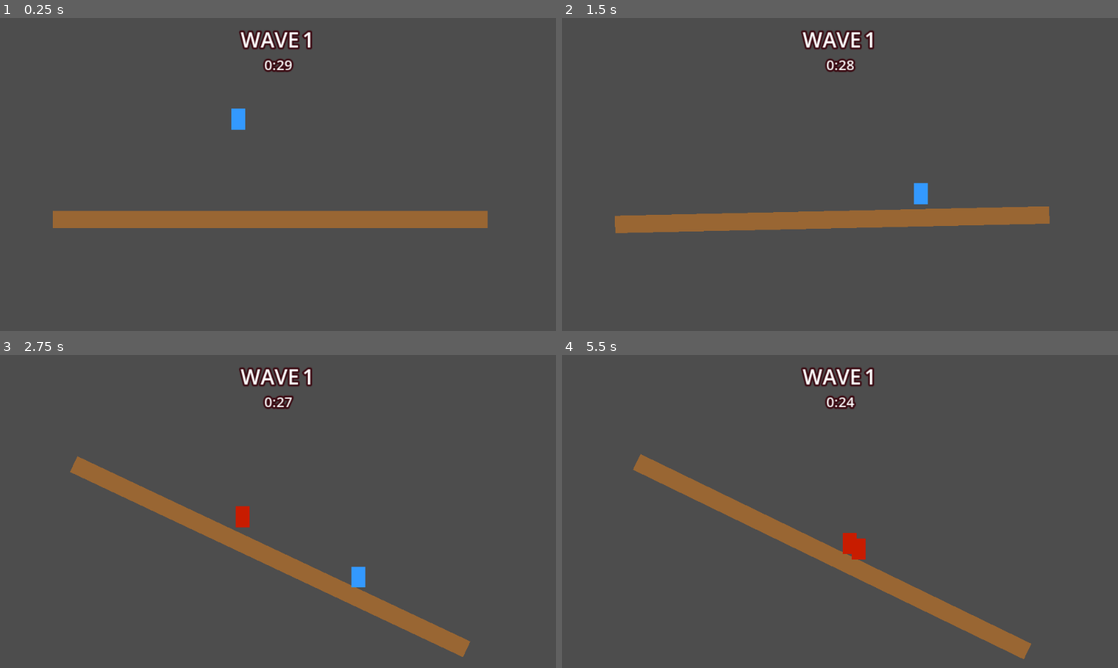
Above: before the commit, frames 1-4 (two rows, left to right).
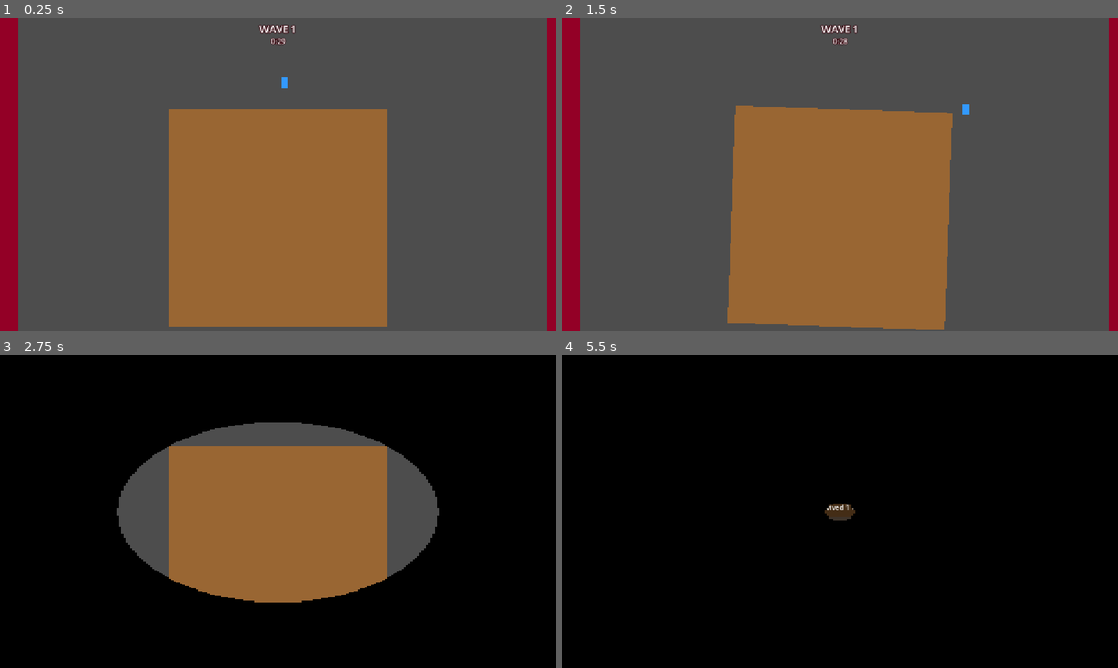
Above: after the commit, the same moments.

Repository: Huffmanz/BadGameIdea
Game: Godot game, scene res://levels/main.tscn
Same seed, same stepped clock (60 frames per second), same inputs: the game is played once before the commit and once after it.
Inputs (mouse positions are in pixels of both pictures, inside the frame that each line leads up to):
- Up to frame 1 (0.25 s): no input
- Up to frame 2 (1.5 s): move the mouse to (962, 158) at 0.52 s; hold D (move_right) 0.53-1.28 s; tap Shift (dash, bound only after the commit) at 0.6 s; click (962, 158) at 0.67 s; tap Space (jump) at 0.77, 0.8, 1.07, 1.35 s; move the mouse to (728, 190) at 1.27 s; hold S (move_down) from 1.28 s (still down)
- Up to frame 3 (2.75 s): tap Space (jump) at 1.52, 1.82 s; tap Shift (dash, bound only after the commit) at 1.55 s; release S (move_down) at 2 s; click (278, 524) at 2 s, where only the run after the commit has a clickable "Restart"
- Up to frame 4 (5.5 s): move the mouse to (895, 442) at 2.77 s; hold D (move_right) 2.78-3.53 s; tap Shift (dash, bound only after the commit) at 2.85, 3.6 s; tap Space (jump) at 3.05, 3.77, 4.07, 4.35, 4.52, 4.82 s; move the mouse to (812, 574) at 3.52 s; hold W (move_up) 3.53-4.28 s; click (812, 574) at 3.67 s; move the mouse to (1006, 558) at 4.27 s; hold A (move_left) 4.28-5 s; click (840, 524) at 5 s, where only the run after the commit has a clickable "Restart"

The runs differ from the first frame. In frame 1, 33% of the frame differs, in the area x 0-100%, y 0-100%; in frame 2, 33%; in frame 3, 91%; in frame 4, 100%.

Commit message:
end screen and wave changes

Diff:
--- a/autoload/game_events.gd
+++ b/autoload/game_events.gd
@@ -4,6 +4,10 @@
 signal camera_shake(camera_shake_strength: float)
 signal player_health_updated(current_health: float)
 signal player_died()
+
+#enemy management
+signal enemy_spawned(enemy: Node2D)
+signal enemy_died()
 
 #wave management
 signal wave_started(wave_number: int)
--- a/levels/end_screen.gd
+++ b/levels/end_screen.gd
@@ -14,7 +14,7 @@
 	wave_label.text = format_string % [wave_number]
 
 func _on_restart_pressed() -> void:
-	ScreenTransition.transition_to_scene("res://levels/world.tscn")
+	ScreenTransition.transition_to_scene("res://levels/main.tscn")
 
 func _on_quit_pressed() -> void:
 	ScreenTransition.transition_to_scene("res://levels/main_menu.tscn")
--- a/levels/main.tscn
+++ b/levels/main.tscn
@@ -5,7 +5,13 @@
 [ext_resource type="PackedScene" uid="uid://b1d7upf1u1seb" path="res://scene/character/player/player.tscn" id="2_player"]
 [ext_resource type="PackedScene" uid="uid://dx2xpus7nlxvw" path="res://manager/enemy_manager.tscn" id="3_ifaiv"]
 [ext_resource type="PackedScene" uid="uid://df6l8uwqvwnk7" path="res://manager/wave_time_manager.tscn" id="3_l8qe7"]
-[ext_resource type="PackedScene" uid="uid://bb6ec1vnraawc" path="res://scene/character/enemy/enemy_base.tscn" id="4_5k4jt"]
+[ext_resource type="PackedScene" uid="uid://cnxsxp4vy5v5i" path="res://scene/combat/kill_zone.tscn" id="6_5k4jt"]
+
+[sub_resource type="RectangleShape2D" id="RectangleShape2D_qy63d"]
+size = Vector2(50, 2000)
+
+[sub_resource type="RectangleShape2D" id="RectangleShape2D_5k4jt"]
+size = Vector2(4000, 200)
 
 [node name="Main" type="Node2D" unique_id=1929999526]
 
@@ -15,46 +21,55 @@
 wave_time_manager = NodePath("../WaveTimeManager")
 
 [node name="SpawnRect" type="ReferenceRect" parent="." unique_id=1910986220]
-offset_left = 168.0
-offset_top = -65.0
-offset_right = 451.0
-offset_bottom = -25.0
+offset_left = 522.0
+offset_top = -47.0
+offset_right = 805.0
+offset_bottom = -7.0
 
 [node name="EnemyManager" parent="." unique_id=699069309 node_paths=PackedStringArray("wave_timer_manager", "spawn_rect") instance=ExtResource("3_ifaiv")]
-basic_enemy_scene = ExtResource("4_5k4jt")
 wave_timer_manager = NodePath("../WaveTimeManager")
-max_enemies = 4
 spawn_rect = NodePath("../SpawnRect")
 
 [node name="FulcrumSystem" parent="." unique_id=436367095 instance=ExtResource("1_lever")]
-position = Vector2(311, 232)
+position = Vector2(640, 460)
 
 [node name="LeftWall" type="StaticBody2D" parent="." unique_id=1076559913]
-position = Vector2(-38, 388)
-
-[node name="CollisionPolygon2D" type="CollisionPolygon2D" parent="LeftWall" unique_id=727903083]
-polygon = PackedVector2Array(0, -400, 50, -400, 50, 400, 0, 400)
+position = Vector2(10, 432)
 
 [node name="ColorRect" type="ColorRect" parent="LeftWall" unique_id=983379909]
-offset_right = 50.0
-offset_bottom = 800.0
-color = Color(0.3, 0.3, 0.3, 1)
+offset_left = -20.0
+offset_top = -1163.0
+offset_right = 30.0
+offset_bottom = 1837.0
+color = Color(0.57666653, 0, 0.15025723, 1)
 
-[node name="RightWall" type="StaticBody2D" parent="." unique_id=1513310726]
-position = Vector2(630, 368)
+[node name="CollisionShape2D" type="CollisionShape2D" parent="LeftWall" unique_id=77817056]
+shape = SubResource("RectangleShape2D_qy63d")
 
-[node name="CollisionPolygon2D" type="CollisionPolygon2D" parent="RightWall" unique_id=1081983779]
-polygon = PackedVector2Array(0, -400, 50, -400, 50, 400, 0, 400)
+[node name="RightWall" type="StaticBody2D" parent="." unique_id=140455054]
+position = Vector2(1280, 432)
 
-[node name="ColorRect" type="ColorRect" parent="RightWall" unique_id=1381204493]
-offset_right = 50.0
-offset_bottom = 800.0
-color = Color(0.3, 0.3, 0.3, 1)
+[node name="ColorRect" type="ColorRect" parent="RightWall" unique_id=2120033953]
+offset_left = -20.0
+offset_top = -1163.0
+offset_right = 30.0
+offset_bottom = 1837.0
+color = Color(0.57666653, 0, 0.15025723, 1)
+
+[node name="CollisionShape2D" type="CollisionShape2D" parent="RightWall" unique_id=2098354179]
+shape = SubResource("RectangleShape2D_qy63d")
 
 [node name="Entities" type="Node2D" parent="." unique_id=482700878 groups=["entities_layer"]]
 
 [node name="Player" parent="." unique_id=2108289193 instance=ExtResource("2_player")]
-position = Vector2(274, 100)
-collision_mask = 13
+position = Vector2(655, 132)
 can_sleep = true
 lock_rotation = false
+jump_force = 2500.0
+
+[node name="KillZone" parent="." unique_id=1790013528 instance=ExtResource("6_5k4jt")]
+position = Vector2(640, 721)
+
+[node name="CollisionShape2D" type="CollisionShape2D" parent="KillZone" unique_id=1467649417]
+position = Vector2(7, 81)
+shape = SubResource("RectangleShape2D_5k4jt")
--- a/manager/enemy_manager.gd
+++ b/manager/enemy_manager.gd
@@ -13,6 +13,8 @@
 
 var enemy_count := 0
 
+var wave_complete := false
+
 func _ready():
 	enemy_table.add_item(basic_enemy_scene, 10)
 	timer.timeout.connect(on_timer_timeout)
@@ -20,14 +22,22 @@
 	base_spawn_time = timer.wait_time
 	GameEvents.wave_complete.connect(_wave_complete)
 	GameEvents.wave_started.connect(_wave_started)
-
+	GameEvents.enemy_died.connect(_on_enemy_died)
 
 func _wave_complete(wave_number: int):
+	wave_complete = true
 	timer.wait_time = base_spawn_time
 	timer.stop()
 
 func _wave_started(wave_number: int):
 	timer.start()
+	wave_complete = false
+	enemy_count = 0
+
+func _on_enemy_died():
+	enemy_count -= 1
+	if enemy_count <= 0 and wave_complete:
+		GameEvents.wave_start_next.emit()
 
 func get_spawn_position():
 	var x = randf_range(0, spawn_rect.size.x)
@@ -58,7 +68,7 @@
 	time_off = min(time_off, .8)
 	timer.wait_time = base_spawn_time - time_off
 	timer.wait_time = max(1, timer.wait_time)
-	if wave_difficulty == 4:
+	if wave_difficulty == 4 and wizard_enemy_scene != null:
 		enemy_table.add_item(wizard_enemy_scene, 15)
-	elif wave_difficulty == 8:
+	elif wave_difficulty == 8 and archer_enemy_scene != null:
 		enemy_table.add_item(archer_enemy_scene, 10)
--- a/project.godot
+++ b/project.godot
@@ -19,11 +19,12 @@
 
 GameEvents="*uid://dv6md3rp8f43b"
 ScreenTransition="*uid://0bwyg28cup63"
+Utils="*uid://dtwg5vrragj28"
 
 [display]
 
-window/size/viewport_width=640
-window/size/viewport_height=360
+window/size/viewport_width=1280
+window/size/viewport_height=720
 window/size/window_width_override=1280
 window/size/window_height_override=720
 window/stretch/mode="canvas_items"
@@ -60,6 +61,11 @@
 "events": [Object(InputEventKey,"resource_local_to_scene":false,"resource_name":"","device":-1,"window_id":0,"alt_press …(192 unchanged characters)…
 ]
 }
+dash={
+"deadzone": 0.2,
+"events": [Object(InputEventKey,"resource_local_to_scene":false,"resource_name":"","device":-1,"window_id":0,"alt_pressed":false,"shift_pressed":false,"ctrl_pressed":false,"meta_pressed":false,"pressed":false,"keycode":0,"physical_keycode":4194325,"key_label":0,"unicode":0,"location":0,"echo":false,"script":null)
+]
+}
 
 [physics]
 
--- a/scene/character/character_base.gd
+++ b/scene/character/character_base.gd
@@ -1,15 +1,17 @@
 extends RigidBody2D
 class_name CharacterBase
 
-enum State { IDLE, WALKING, JUMPING, FALLING, SLAMMING }
+enum State { IDLE, WALKING, JUMPING, FALLING, SLAMMING, DASHING }
 
 @export var move_force: float = 5000.0
 @export var max_speed: float = 200.0
 @export var jump_force: float = 25000.0
 @export var air_control: float = 0.3
 @export var slam_force: float = 10000.0
+@export var dash_force: float = 10000.0
 
 @onready var ground_check_ray: RayCast2D = $GroundCheck
+@onready var dash_timer: Timer = $DashTimer
 
 var lever : RigidBody2D = null
 
@@ -25,6 +27,10 @@
 	linear_damp = 0.0
 	contact_monitor = true
 	max_contacts_reported = 4
+	dash_timer.timeout.connect(end_dash)
+
+func end_dash() -> void:
+	pass
 
 func _physics_process(delta: float) -> void:
 	_check_grounded()
@@ -32,6 +38,10 @@
 	_apply_movement(delta)
 
 func _check_grounded() -> void:
+	if lever:
+		#facing down by default
+		ground_check_ray.look_at(lever.global_position)
+		ground_check_ray.rotation -= PI / 2.0
 	if ground_check_ray:
 		ground_check_ray.force_raycast_update()
 		is_grounded = ground_check_ray.is_colliding()
@@ -41,30 +51,24 @@
 			var offset = global_position - lever.global_position
 			lever.apply_impulse(Vector2.DOWN * slam_force * (fall_time + 1.0), offset)
 
-			var side = sign(lever.global_position.x - global_position.x)
 			#find all other characters on the lever and apply an impulse to them
 			var characters = lever.get_tree().get_nodes_in_group("character")
 			for character in characters:
 				if character == self or !character.is_grounded:
 					continue
-				var character_side = sign(lever.global_position.x - character.global_position.x)
-				if character_side != side:
-					launch_character(character, Vector2.DOWN * character.jump_force / 4.0)
+				launch_character(character, jump_force * Vector2.DOWN)
 		if state == State.SLAMMING and is_grounded:
+			GameEvents.emit_camera_shake(10.0)
+			Utils.frameFreeze(0.5, 0.1)
 			var offset = global_position - lever.global_position
 			lever.apply_impulse(Vector2.DOWN * slam_force * (fall_time + 1.0), offset)
 
-			var side = sign(lever.global_position.x - global_position.x)
 			#find all other characters on the lever and apply an impulse to them
 			var characters = lever.get_tree().get_nodes_in_group("character")
 			for character in characters:
 				if character == self or !character.is_grounded:
 					continue
-				var character_side = sign(lever.global_position.x - character.global_position.x)
-				if character_side != side:
-					#rotate force in same direction as the lever
-					var force_direction : Vector2 = Vector2.DOWN.rotated(lever.global_rotation)
-					launch_character(character, character.jump_force * force_direction)
+				launch_character(character, jump_force * Vector2.DOWN)
 
 
 
@@ -73,6 +77,9 @@
 	character.apply_impulse(force, offset)
 
 func _update_state(delta: float) -> void:
+	if state == State.DASHING:
+		return
+
 	if is_grounded:
 		fall_time = 0.0
 		if abs(linear_velocity.x) > 10:
@@ -95,12 +102,18 @@
 			force_multiplier = air_control
 
 		var target_velocity = move_input * max_speed
+		if state == State.DASHING:
+			target_velocity = move_input * dash_force
+			force_multiplier = 1.0
+			dash_timer.start()
+			state = State.IDLE
 		var velocity_diff = target_velocity - linear_velocity.x
 		var force = velocity_diff * move_force * force_multiplier * delta
 		apply_central_force(Vector2(force, 0))
 
 
 func jump() -> void:
+	print(is_grounded, " ", state)
 	if is_grounded:
 		apply_central_impulse(Vector2(0, -jump_force))
 		state = State.JUMPING
@@ -114,5 +127,13 @@
 		state = State.SLAMMING
 		linear_velocity.y = max_speed * 2.0  # Fast downward velocity
 
+
+func start_dash() -> void:
+	if !dash_timer.is_stopped():
+		return
+	if (is_grounded or state == State.JUMPING or state == State.FALLING) and state != State.DASHING:
+		state = State.DASHING
+
+
 func get_move_input() -> float:
 	return 0.0
--- a/scene/character/character_base.tscn
+++ b/scene/character/character_base.tscn
@@ -30,3 +30,7 @@
 [node name="CollisionShape2D" type="CollisionShape2D" parent="." unique_id=708783976]
 position = Vector2(0, -8)
 shape = SubResource("CircleShape2D_wirw2")
+
+[node name="DashTimer" type="Timer" parent="." unique_id=1570947118]
+wait_time = 0.25
+one_shot = true
--- a/scene/character/player/camera.gd
+++ b/scene/character/player/camera.gd
@@ -12,10 +12,9 @@
 func _process(delta):
 	var SCREEN_CENTER = get_viewport_rect().size / 2
 	global_position = SCREEN_CENTER
-	if shake_strength > 0:
+	if !is_zero_approx(shake_strength):
 		shake_strength = lerpf(shake_strength, 0, shakeFade * delta)
 		offset = randomOffset()
-		print("Shaking camera: ", offset)
 
 func apply_shake(camera_shake_strength: float):
 	shake_strength = camera_shake_strength
--- a/scene/character/player/player.gd
+++ b/scene/character/player/player.gd
@@ -12,5 +12,8 @@
 	if Input.is_action_just_pressed("move_down") and not is_grounded:
 		start_slam()
 
+	if Input.is_action_just_pressed("dash"):
+		start_dash()
+
 func get_move_input() -> float:
 	return Input.get_axis("move_left", "move_right")
--- a/scene/character/player/player.tscn
+++ b/scene/character/player/player.tscn
@@ -4,10 +4,16 @@
 [ext_resource type="PackedScene" uid="uid://ducvxidcmaamh" path="res://scene/character/character_base.tscn" id="1_uldb0"]
 [ext_resource type="Script" uid="uid://c2boltnm1sewl" path="res://scene/character/player/camera.gd" id="2_uldb0"]
 
+[sub_resource type="PhysicsMaterial" id="PhysicsMaterial_45qvi"]
+bounce = 31.75
+absorbent = true
+
 [node name="Player" unique_id=2108289193 groups=["player"] instance=ExtResource("1_uldb0")]
+physics_material_override = SubResource("PhysicsMaterial_45qvi")
 continuous_cd = 1
 script = ExtResource("1_player")
 slam_force = 8000.0
+dash_force = 5000.0
 
 [node name="ColorRect" parent="." index="0" unique_id=678962286]
 color = Color(0.2, 0.6, 1, 1)
--- /dev/null
+++ b/scene/combat/kill_zone.gd
@@ -0,0 +1,11 @@
+extends Area2D
+
+func _ready() -> void:
+    body_entered.connect(_on_body_entered)
+
+func _on_body_entered(body: Node2D) -> void:
+    if body is Enemy:
+        GameEvents.enemy_died.emit()
+    if body is Player:
+        GameEvents.player_died.emit()
+    body.queue_free()
--- /dev/null
+++ b/scene/combat/kill_zone.tscn
@@ -0,0 +1,8 @@
+[gd_scene format=3 uid="uid://cnxsxp4vy5v5i"]
+
+[ext_resource type="Script" uid="uid://bf1eiefomrom" path="res://scene/combat/kill_zone.gd" id="1_cipkv"]
+
+[node name="KillZone" type="Area2D" unique_id=1790013528]
+collision_layer = 0
+collision_mask = 2
+script = ExtResource("1_cipkv")
--- a/scene/fulcrum/fulcrum_lever.gd
+++ b/scene/fulcrum/fulcrum_lever.gd
@@ -16,7 +16,7 @@
 
 func _physics_process(_delta: float) -> void:
 	#_enforce_rotation_limits()
-	_enforce_rotation_limits()
+	#_enforce_rotation_limits()
 	# Dampen small movements to prevent drift
 	if abs(angular_velocity) < 0.01:
 		angular_velocity = 0.0
@@ -24,10 +24,11 @@
 		linear_velocity = Vector2.ZERO
 
 	# Apply small torque toward neutral position
-	var angle = rotation
-	if abs(angle) > 0.01:
-		var return_torque = -angle * 500.0
-		apply_torque(return_torque)
+	#var angle = rotation
+	#if abs(angle) > 0.01:
+	#	var return_torque = -angle * 5000.0
+	#	print("return_torque: ", return_torque)
+	#	apply_torque(return_torque)
 
 func _enforce_rotation_limits() -> void:
 	var angle_deg = rad_to_deg(rotation)
--- a/scene/fulcrum/fulcrum_lever.tscn
+++ b/scene/fulcrum/fulcrum_lever.tscn
@@ -10,7 +10,7 @@
 bounce = 0.4
 
 [sub_resource type="RectangleShape2D" id="RectangleShape2D_lever"]
-size = Vector2(500, 20)
+size = Vector2(500, 500)
 
 [node name="FulcrumSystem" type="Node2D" unique_id=252068649]
 
@@ -34,7 +34,6 @@
 can_sleep = false
 continuous_cd = 1
 linear_damp = 20.0
-angular_damp_mode = 1
 angular_damp = 3.0
 script = ExtResource("1_lever")
 lever_length = 250.0
@@ -45,9 +44,9 @@
 
 [node name="ColorRect" type="ColorRect" parent="FulcrumLever" unique_id=714475023]
 offset_left = -250.0
-offset_top = -10.0
+offset_top = -250.0
 offset_right = 250.0
-offset_bottom = 10.0
+offset_bottom = 250.0
 pivot_offset = Vector2(250, 10)
 color = Color(0.6, 0.4, 0.2, 1)
 
@@ -58,32 +57,3 @@
 angular_limit_enabled = true
 angular_limit_lower = -0.7853982
 angular_limit_upper = 0.7853982
-
-[node name="DampedSpringJoint2D" type="DampedSpringJoint2D" parent="." unique_id=1733616299]
-position = Vector2(-240, -50)
-node_a = NodePath("../StaticBody2D")
-node_b = NodePath("../FulcrumLever")
-bias = 0.9
-disable_collision = false
-
-[node name="DampedSpringJoint2D2" type="DampedSpringJoint2D" parent="." unique_id=589491201]
-position = Vector2(241, -50)
-node_a = NodePath("../StaticBody2D2")
-node_b = NodePath("../FulcrumLever")
-bias = 0.9
-disable_collision = false
-
-[node name="StaticBody2D" type="StaticBody2D" parent="." unique_id=737599628]
-position = Vector2(-240, -50)
-collision_layer = 0
-collision_mask = 0
-
-[node name="CollisionShape2D" type="CollisionShape2D" parent="StaticBody2D" unique_id=916802648]
-shape = SubResource("CircleShape2D_fulcrum")
-
-[node name="StaticBody2D2" type="StaticBody2D" parent="." unique_id=1178170531]
-position = Vector2(241, -50)
-collision_layer = 0
-
-[node name="CollisionShape2D" type="CollisionShape2D" parent="StaticBody2D2" unique_id=1096397405]
-shape = SubResource("CircleShape2D_fulcrum")
--- a/ui/floating_text.tscn
+++ b/ui/floating_text.tscn
@@ -1,12 +1,11 @@
-[gd_scene load_steps=3 format=3 uid="uid://b6n6al087ro06"]
+[gd_scene format=3 uid="uid://b6n6al087ro06"]
 
-[ext_resource type="Script" path="res://ui/floating_text.gd" id="1_4eqfp"]
-[ext_resource type="PackedScene" uid="uid://dava0f4b01tnj" path="res://components/delete_on_wave_complete.tscn" id="2_ysk0j"]
+[ext_resource type="Script" uid="uid://civ5i1yusfwer" path="res://ui/floating_text.gd" id="1_4eqfp"]
 
-[node name="FloatingText" type="Node2D"]
+[node name="FloatingText" type="Node2D" unique_id=469478696]
 script = ExtResource("1_4eqfp")
 
-[node name="Label" type="Label" parent="."]
+[node name="Label" type="Label" parent="." unique_id=1060543525]
 offset_left = -50.0
 offset_top = -14.0
 offset_right = 50.0
@@ -15,5 +14,3 @@
 "
 horizontal_alignment = 1
 vertical_alignment = 1
-
-[node name="DeleteOnWaveComplete" parent="." instance=ExtResource("2_ysk0j")]
--- a/ui/sound_button.tscn
+++ b/ui/sound_button.tscn
@@ -17,8 +17,7 @@
 text = "PRESS ME"
 script = ExtResource("1_tym3l")
 
-[node name="RandomStreamPlayer" parent="." unique_id=1284295355 instance=ExtResource("2_md1l6")]
-script = null
+[node name="RandomStreamPlayer" parent="." unique_id=1470295987 instance=ExtResource("2_md1l6")]
 
 [node name="BloodDebtShaker" type="Node" parent="." unique_id=1024173065 node_paths=PackedStringArray("target_node")]
 unique_name_in_owner = true
--- a/ui/wave_timer.gd
+++ b/ui/wave_timer.gd
@@ -24,4 +24,5 @@
 	wave_number_label.text = str(wave_number)
 
 func _wave_complete(wave_number: int):
-	visible = false
+	pass
+	#visible = false
Not shown, added: scene/combat/kill_zone.gd.uid
